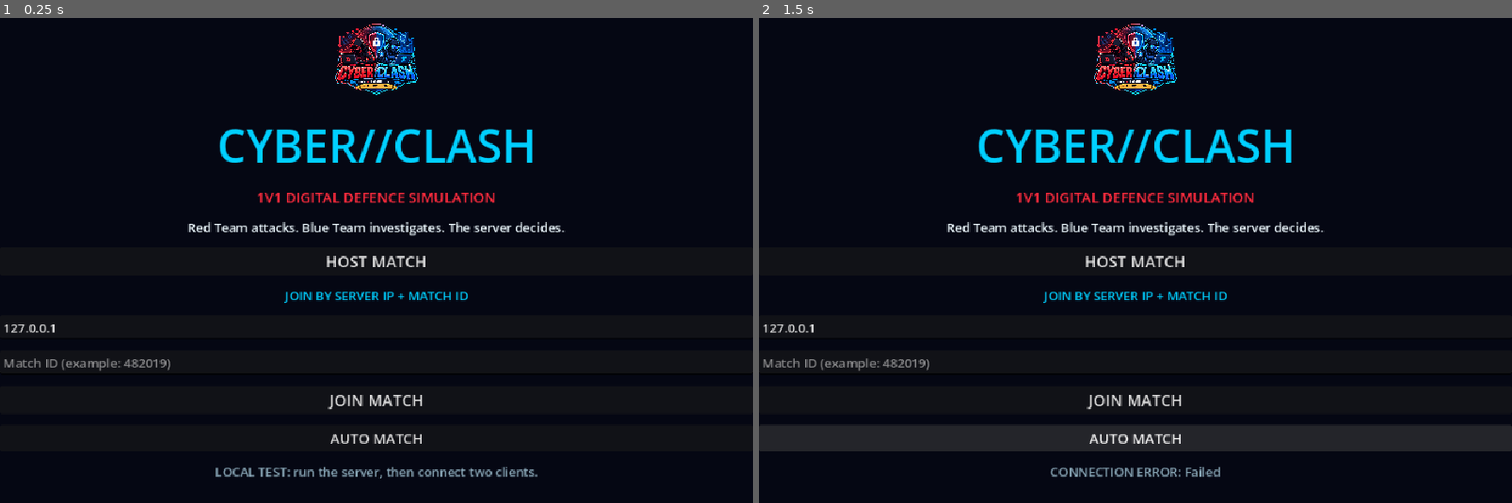
Above: before the commit, frames 1-2 (left to right).
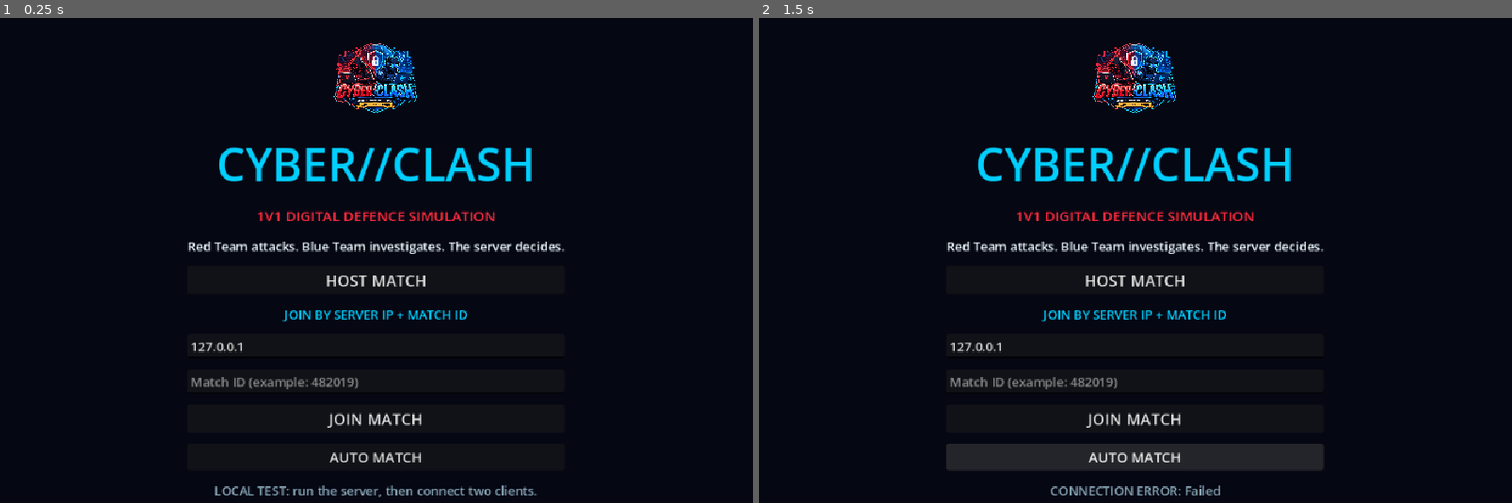
Above: after the commit, the same moments.

Repository: daminokun/Cyber-Clash
Game: Godot game, scene res://main.tscn
Same seed, same stepped clock (60 frames per second), same inputs: the game is played once before the commit and once after it.
Inputs:
- Up to frame 1 (0.25 s): no input
- Up to frame 2 (1.5 s): click "AUTO MATCH" at 0.5 s; click "AUTO MATCH" at 1.25 s

The runs differ from the first frame. In frame 1, 8.7% of the frame differs, in the area x 0-75%, y 1-99%; in frame 2, 14%, in the area x 0-100%, y 1-99%.

Commit message:
Repair responsive game UI layout
Co-authored-by: Copilot <223556219+Copilot@users.noreply.github.com>

Diff:
--- a/client/main.gd
+++ b/client/main.gd
@@ -108,15 +108,14 @@
 func _build_menu() -> Control:
 	var root := Control.new()
 	root.set_anchors_and_offsets_preset(Control.PRESET_FULL_RECT)
-	var scroll := ScrollContainer.new()
-	scroll.set_anchors_and_offsets_preset(Control.PRESET_FULL_RECT)
-	scroll.horizontal_scroll_mode = ScrollContainer.SCROLL_MODE_DISABLED
-	root.add_child(scroll)
+	var center := CenterContainer.new()
+	center.set_anchors_and_offsets_preset(Control.PRESET_FULL_RECT)
+	root.add_child(center)
 	var box := VBoxContainer.new()
-	box.size_flags_horizontal = Control.SIZE_EXPAND_FILL
+	box.size_flags_horizontal = Control.SIZE_SHRINK_CENTER
 	box.size_flags_vertical = Control.SIZE_SHRINK_CENTER
 	box.add_theme_constant_override("separation", 14)
-	scroll.add_child(box)
+	center.add_child(box)
 
 	box.add_child(_create_logo(220, 110))
 	var title := Label.new()
@@ -152,13 +151,11 @@
 	ip_input = LineEdit.new()
 	ip_input.placeholder_text = "Server IP (example: 192.168.1.20)"
 	ip_input.text = DEFAULT_SERVER_HOST
-	ip_input.size_flags_horizontal = Control.SIZE_EXPAND_FILL
 	box.add_child(ip_input)
 
 	match_id_input = LineEdit.new()
 	match_id_input.name = "MatchIdInput"
 	match_id_input.placeholder_text = "Match ID (example: 482019)"
-	match_id_input.size_flags_horizontal = Control.SIZE_EXPAND_FILL
 	box.add_child(match_id_input)
 
 	var join := _create_button("JOIN MATCH", 54, 20)
@@ -179,15 +176,14 @@
 func _build_lobby() -> Control:
 	var root := Control.new()
 	root.set_anchors_and_offsets_preset(Control.PRESET_FULL_RECT)
-	var scroll := ScrollContainer.new()
-	scroll.set_anchors_and_offsets_preset(Control.PRESET_FULL_RECT)
-	scroll.horizontal_scroll_mode = ScrollContainer.SCROLL_MODE_DISABLED
-	root.add_child(scroll)
+	var center := CenterContainer.new()
+	center.set_anchors_and_offsets_preset(Control.PRESET_FULL_RECT)
+	root.add_child(center)
 	var box := VBoxContainer.new()
-	box.size_flags_horizontal = Control.SIZE_EXPAND_FILL
+	box.size_flags_horizontal = Control.SIZE_SHRINK_CENTER
 	box.size_flags_vertical = Control.SIZE_SHRINK_CENTER
 	box.add_theme_constant_override("separation", 18)
-	scroll.add_child(box)
+	center.add_child(box)
 
 	box.add_child(_create_logo(140, 85))
 	var title := Label.new()
@@ -231,7 +227,7 @@
 	var header := HBoxContainer.new()
 	header.add_theme_constant_override("separation", 18)
 	layout.add_child(header)
-	header.add_child(_create_logo(86, 58))
+	header.add_child(_create_logo(150, 75))
 	var title := Label.new()
 	title.text = "CYBER//CLASH"
 	title.size_flags_horizontal = Control.SIZE_EXPAND_FILL
@@ -262,8 +258,7 @@
 	layout.add_child(match_result_logo)
 	layout.add_child(match_result_label)
 
-	var content := VBoxContainer.new()
-	content.size_flags_horizontal = Control.SIZE_EXPAND_FILL
+	var content := HBoxContainer.new()
 	content.size_flags_vertical = Control.SIZE_EXPAND_FILL
 	content.add_theme_constant_override("separation", 16)
 	layout.add_child(content)
@@ -271,6 +266,7 @@
 	var briefing_panel := _create_panel()
 	briefing_panel.size_flags_horizontal = Control.SIZE_EXPAND_FILL
 	briefing_panel.size_flags_vertical = Control.SIZE_EXPAND_FILL
+	briefing_panel.size_flags_stretch_ratio = 1.0
 	content.add_child(briefing_panel)
 	var briefing := VBoxContainer.new()
 	briefing.add_theme_constant_override("separation", 12)
@@ -290,6 +286,7 @@
 	var intel_panel := _create_panel()
 	intel_panel.size_flags_horizontal = Control.SIZE_EXPAND_FILL
 	intel_panel.size_flags_vertical = Control.SIZE_EXPAND_FILL
+	intel_panel.size_flags_stretch_ratio = 2.2
 	content.add_child(intel_panel)
 	var intel := VBoxContainer.new()
 	intel.add_theme_constant_override("separation", 12)
@@ -311,6 +308,7 @@
 	var action_panel := _create_panel()
 	action_panel.size_flags_horizontal = Control.SIZE_EXPAND_FILL
 	action_panel.size_flags_vertical = Control.SIZE_EXPAND_FILL
+	action_panel.size_flags_stretch_ratio = 1.0
 	content.add_child(action_panel)
 	var action_layout := VBoxContainer.new()
 	action_layout.add_theme_constant_override("separation", 12)
